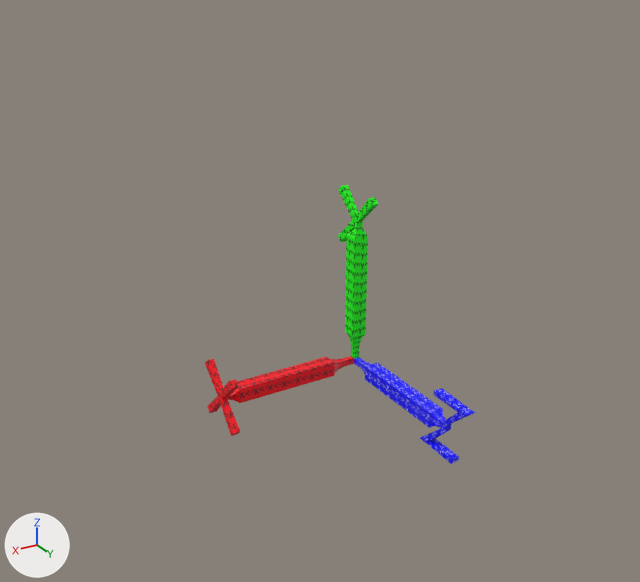
A saved change to the FBX model Meshes/FBX/XYZ/XYZ_Forward(+Z)_Up(+Y).fbx.
The view is the same before and after, from a 50 mm camera at (2.99, 4.52, 2.83) aimed at (0.89, 1.02, 1.08). Lighting does not change. The marker at lower left points along +X, +Y and +Z.

Objects in the first picture: 'X_Transform', 'Y_Transform', 'Z_Transform'.
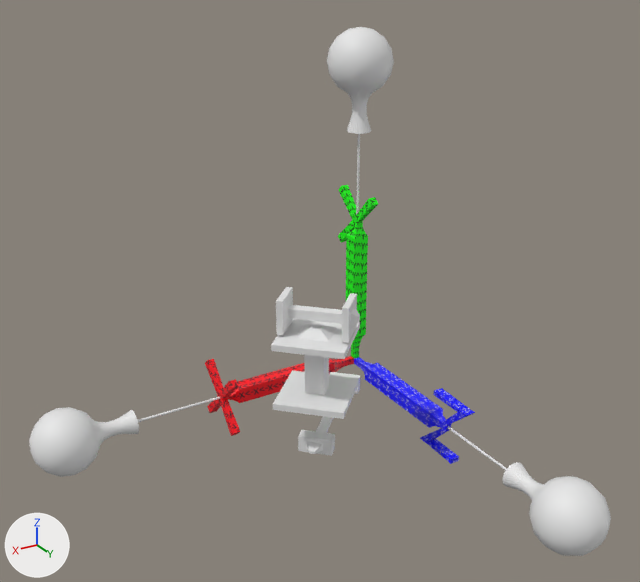
Pixel boxes (x1, y1, x2, y2) of what changed, in the pictures (640 x 582 px):
'DirectionThingie_Z', added: after (447, 426, 611, 556)
'RodB', added: after (271, 319, 360, 419)
'DirectionThingie_X', added: after (29, 397, 220, 477)
'DirectionThingie_Y', added: after (327, 27, 394, 215)
'RodC', added: after (276, 287, 360, 343)
'RodA', added: after (298, 372, 360, 456)

Patch to the scene script:
```diff
--- a/Meshes/FBX/XYZ/XYZ_Forward(+Z)_Up(+Y).fbx.py
+++ b/Meshes/FBX/XYZ/XYZ_Forward(+Z)_Up(+Y).fbx.py
@@ me_directionthingie @@
+me_directionthingie.from_pydata(...)  # 226 vertices, 240 faces; spans x -0.511..0.197, y -0.196..0.196, z -1.039..0.2
@@ me_rodthing @@
+me_rodthing.from_pydata(...)  # 32 vertices, 30 faces; spans x -0.05..0.0587, y -0.05..0.05, z -0.05..0.05
@@ ob_directionthingie_y @@
+ob_directionthingie_y = bpy.data.objects.new('DirectionThingie_Y', me_directionthingie)
+ob_directionthingie_y.location = (0.0, 0.0, 2.0)
+ob_directionthingie_y.rotation_euler = (0.104, -0.451, 1.526)  # degrees (6, -26, 87)
@@ ob_rodb @@
+ob_rodb = bpy.data.objects.new('RodB', me_rodthing)
+ob_rodb.parent = ob_roda
+ob_rodb.location = (0.0442, 0.0, 0.5)
+ob_rodb.rotation_euler = (0.0, -1.571, 0.0)  # degrees (0, -90, 0)
+ob_rodb.scale = (4.0, 2.0, 0.5)
@@ ob_roda @@
+ob_roda = bpy.data.objects.new('RodA', me_rodthing)
+ob_roda.location = (0.5, 0.5, 0.0)
+ob_roda.rotation_euler = (0.0, 0.0, 0.785)  # degrees (0, 0, 45)
+ob_roda.scale = (8.0, 2.0, 1.0)
@@ ob_directionthingie_x @@
+ob_directionthingie_x = bpy.data.objects.new('DirectionThingie_X', me_directionthingie)
+ob_directionthingie_x.location = (2.0, 0.0, 0.0)
+ob_directionthingie_x.rotation_euler = (0.00254, 1.118, -0.0916)  # degrees (0.1, 64, -5.2)
@@ ob_directionthingie_z @@
+ob_directionthingie_z = bpy.data.objects.new('DirectionThingie_Z', me_directionthingie)
+ob_directionthingie_z.location = (0.0, 2.0, 0.0)
+ob_directionthingie_z.rotation_euler = (0.00254, 1.118, 1.479)  # degrees (0.1, 64, 85)
@@ ob_rodc @@
+ob_rodc = bpy.data.objects.new('RodC', me_rodthing)
+ob_rodc.parent = ob_rodb
+ob_rodc.location = (0.0781, 0.0, 0.0)
+ob_rodc.rotation_euler = (1.571, 0.0, 1.571)  # degrees (90, 0, 90)
+ob_rodc.scale = (1.0, 0.5, 0.5)
```
